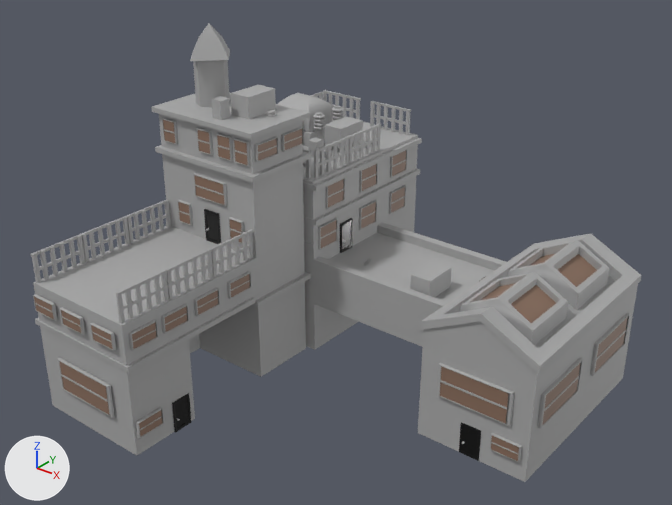
An edit to the FBX model SeniorProject2025/Assets/BetaBuildings/IndustrialAttached.fbx, drawn before and after from the same camera.
The view is the same before and after, from a camera (50 mm lens) standing at (1.57, -2.02, 1.77) and looking at (-0.05, 0.0, 0.52). The lights are fixed; the arrows at lower left show +X, +Y and +Z. Where no turn or scale is listed for an object, it has been applied to the vertices. Vertices at the same position are counted once.

Script lines for the objects in view, before the commit:
```python
ob_pcube212 = bpy.data.objects.new('pCube212', me_mesh_047)
ob_pcube212.location = (-0.279, 0.267, 0.698)
ob_pcube214 = bpy.data.objects.new('pCube214', me_mesh_014)
ob_pcube214.location = (-0.374, 0.731, 0.698)
ob_pcube216 = bpy.data.objects.new('pCube216', me_mesh_076)
ob_pcube216.location = (-0.48, 0.452, 0.621)
ob_pcube221 = bpy.data.objects.new('pCube221', me_mesh_039)
ob_pcube221.location = (-0.496, 0.019, 0.726)
ob_pcube223 = bpy.data.objects.new('pCube223', me_mesh_055)
ob_pcube223.location = (-0.501, -0.386, 0.311)
ob_pcube224 = bpy.data.objects.new('pCube224', me_mesh_023)
ob_pcube224.location = (-0.307, -0.548, 0.507)
ob_pcube225 = bpy.data.objects.new('pCube225', me_mesh_036)
ob_pcube225.location = (-0.307, -0.368, 0.507)
ob_pcube226 = bpy.data.objects.new('pCube226', me_mesh_052)
ob_pcube226.location = (-0.307, -0.188, 0.507)
ob_pcube227 = bpy.data.objects.new('pCube227', me_mesh_092)
ob_pcube227.location = (-0.693, -0.55, 0.507)
# also in view: 'pCube211' at (-0.28, 0.45, 0.7); 'pCube217' at (-0.48, 0.45, 0.51); 'pCube210' at (-0.01, 0.36, 0.33); 'pCube231' at (-0.39, 0.47, 0.71); 'pCube235' at (-0.58, 0.48, 0.73)
```
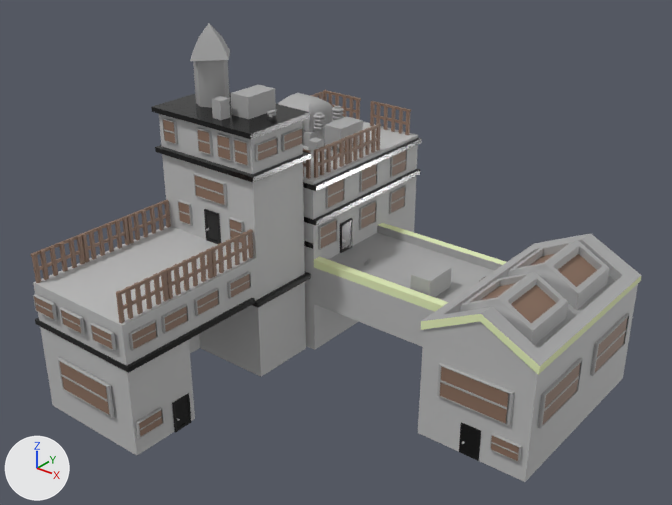
What differs and where, as boxes (x1, y1, x2, y2) in the pictures (672 x 505 px):
'pCube220', recoloured: (151, 92, 310, 139) in both
'pCube223', recoloured (grey to black): (35, 298, 255, 373) in both
'pCube221', recoloured (grey to black): (155, 145, 311, 182) in both
'pCube224', recoloured (grey to brown): (116, 270, 169, 323) in both
'pCube227', recoloured (grey to brown): (31, 234, 85, 283) in both
'pCube225', recoloured (grey to brown): (165, 249, 213, 299) in both
'pCube228', recoloured (grey to brown): (80, 216, 130, 263) in both
'pCube226', recoloured (grey to brown): (210, 229, 253, 277) in both
'pCube229', recoloured (grey to brown): (126, 200, 171, 244) in both
'pCube216', recoloured: (303, 138, 422, 191) in both
'pCube212', recoloured (grey to brown): (314, 136, 350, 178) in both
'pCube214', recoloured (grey to brown): (370, 101, 411, 135) in both
'pCube222', recoloured (grey to black): (252, 272, 311, 308) in both
part 1 of me_mesh_061, recoloured: (303, 122, 638, 482) in both
part 2 of me_mesh_061, recoloured (grey to green): (314, 223, 641, 375) in both

The change, as a list of edits to the scene's bpy script:
```text
Add mat_lambert1:
    mat_lambert1 = principled_material('lambert1')
    mat_lambert1.base_color = (0.5, 0.5, 0.5)  # grey #bcbcbc
Add mat_standardsurface13:
    mat_standardsurface13 = principled_material('standardSurface13')
    mat_standardsurface13.base_color = (0.749, 0.864, 0.516)  # green #e0efbe
    mat_standardsurface13.roughness = 0.2
    mat_standardsurface13.emission_color = (0.312, 0.213, 0.0306)  # yellow #987f31
    mat_standardsurface13.emission_strength = 0.14
Change me_mesh_052:
    where me_mesh_052.from_pydata(...)  # 64 vertices, 48 faces; spans x -0.006..0.006, y -0.089..0.089, z -0.049..0.049
    remove me_mesh_052.materials.append(mat_standardsurface1)  # grey #aaaaaa
    add me_mesh_052.materials.append(mat_lambert3)  # brown #8a6e5d
Change me_mesh_092:
    where me_mesh_092.from_pydata(...)  # 64 vertices, 48 faces; spans x -0.006..0.006, y -0.089..0.089, z -0.049..0.049
    remove me_mesh_092.materials.append(mat_standardsurface1)  # grey #aaaaaa
    add me_mesh_092.materials.append(mat_lambert3)  # brown #8a6e5d
Change me_mesh_037:
    where me_mesh_037.from_pydata(...)  # 64 vertices, 48 faces; spans x -0.006..0.006, y -0.089..0.089, z -0.049..0.049
    remove me_mesh_037.materials.append(mat_standardsurface1)  # grey #aaaaaa
    add me_mesh_037.materials.append(mat_lambert3)  # brown #8a6e5d
Change me_mesh_014:
    where me_mesh_014.from_pydata(...)  # 64 vertices, 48 faces; spans x -0.089..0.089, y -0.006..0.006, z -0.049..0.049
    remove me_mesh_014.materials.append(mat_standardsurface1)  # grey #aaaaaa
    add me_mesh_014.materials.append(mat_lambert3)  # brown #8a6e5d
Change me_mesh_057:
    where me_mesh_057.from_pydata(...)  # 64 vertices, 48 faces; spans x -0.006..0.006, y -0.089..0.089, z -0.049..0.049
    remove me_mesh_057.materials.append(mat_standardsurface1)  # grey #aaaaaa
    add me_mesh_057.materials.append(mat_lambert3)  # brown #8a6e5d
Change me_mesh_076:
    where me_mesh_076.from_pydata(...)  # 8 vertices, 6 faces; spans x -0.232..0.232, y -0.307..0.307, z 0.0..0.017
    remove me_mesh_076.materials.append(mat_standardsurface1)  # grey #aaaaaa
    add me_mesh_076.materials.append(mat_standardsurface3)  # black #000000
Change me_mesh_047:
    where me_mesh_047.from_pydata(...)  # 64 vertices, 48 faces; spans x -0.006..0.006, y -0.089..0.089, z -0.049..0.049
    remove me_mesh_047.materials.append(mat_standardsurface1)  # grey #aaaaaa
    add me_mesh_047.materials.append(mat_lambert3)  # brown #8a6e5d
Change me_mesh_061:
    where me_mesh_061.from_pydata(...)  # 151 vertices, 146 faces; spans x -0.312..1.054, y -0.377..0.412, z -0.003..0.637
    me_mesh_061 part 1: 32 of the faces centred in x -0.312..1.046, y -0.371..0.412, z -0.003..0.637 switch from mat_standardsurface1 (grey #aaaaaa) to mat_lambert1 (grey #bcbcbc)
    me_mesh_061 part 2: 8 of the faces centred in x 0.396..1.053, y -0.377..0.197, z 0.34..0.429 switch from mat_standardsurface1 (grey #aaaaaa) to mat_standardsurface13 (green #e1efbe)
Change me_mesh_023:
    where me_mesh_023.from_pydata(...)  # 64 vertices, 48 faces; spans x -0.006..0.006, y -0.089..0.089, z -0.049..0.049
    remove me_mesh_023.materials.append(mat_standardsurface1)  # grey #aaaaaa
    add me_mesh_023.materials.append(mat_lambert3)  # brown #8a6e5d
Change me_mesh_066:
    where me_mesh_066.from_pydata(...)  # 8 vertices, 6 faces; spans x -0.219..0.219, y -0.137..0.137, z 0.0..0.017
    remove me_mesh_066.materials.append(mat_standardsurface1)  # grey #aaaaaa
    add me_mesh_066.materials.append(mat_standardsurface3)  # black #000000
Change me_mesh_055:
    where me_mesh_055.from_pydata(...)  # 8 vertices, 6 faces; spans x -0.219..0.219, y -0.261..0.261, z 0.0..0.017
    remove me_mesh_055.materials.append(mat_standardsurface1)  # grey #aaaaaa
    add me_mesh_055.materials.append(mat_standardsurface3)  # black #000000
Change me_mesh_069:
    where me_mesh_069.from_pydata(...)  # 8 vertices, 6 faces; spans x -0.219..0.219, y -0.137..0.137, z 0.0..0.017
    remove me_mesh_069.materials.append(mat_standardsurface1)  # grey #aaaaaa
    add me_mesh_069.materials.append(mat_standardsurface3)  # black #000000
Change me_mesh_036:
    where me_mesh_036.from_pydata(...)  # 64 vertices, 48 faces; spans x -0.006..0.006, y -0.089..0.089, z -0.049..0.049
    remove me_mesh_036.materials.append(mat_standardsurface1)  # grey #aaaaaa
    add me_mesh_036.materials.append(mat_lambert3)  # brown #8a6e5d
Change me_mesh_039:
    where me_mesh_039.from_pydata(...)  # 8 vertices, 6 faces; spans x -0.219..0.219, y -0.137..0.137, z 0.0..0.017
    remove me_mesh_039.materials.append(mat_standardsurface1)  # grey #aaaaaa
    add me_mesh_039.materials.append(mat_standardsurface3)  # black #000000
```
